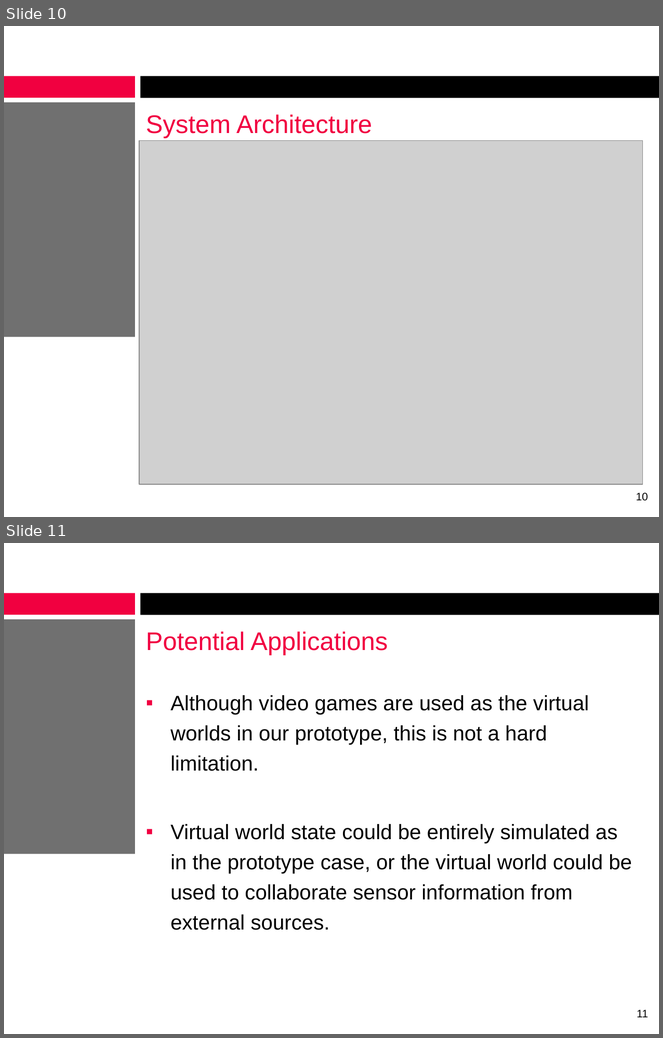
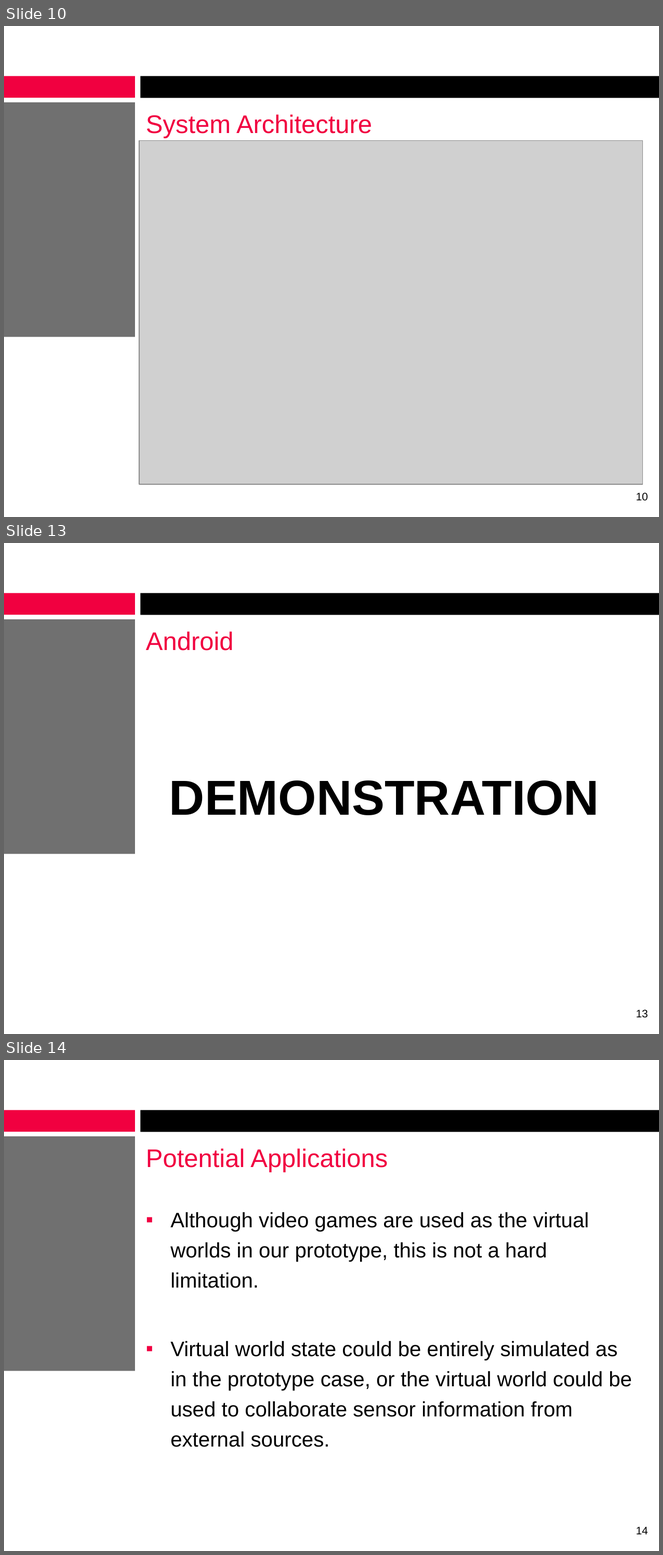
Before and after one commit to alexcraig/RoboWars, a slide deck: docs/presentation_slides/RoboWarsPresentation_AlexCraig.pptx. Shown one above the other, each under a label of ours: slides 10 and 11 before the commit, slides 10, 13 and 14 after it; the slides between them are not shown. The pictures are 663x1038 and 663x1555 pixels, drawn with LibreOffice and Linux fonts; fonts in the diff are those of the drawing; grey boxes stand for pictures; background and template pictures are left out. Boxes give left, top, right and bottom in pixels: in the first picture for what was removed or moved away, otherwise in the second. Text is boxed around its words. In the diff, an @@ line names an element or a change of style, - is before the commit and + after.

```diff
--- a/docs/presentation_slides/RoboWarsPresentation_AlexCraig.pptx
+++ b/docs/presentation_slides/RoboWarsPresentation_AlexCraig.pptx
@@ slide 13 added at box(4, 543, 659, 1034), background #FFFFFF; not listed: 3 template elements that a slide beside it also shows @@
@@ title added at box(146, 631, 234, 651), 28 pt, text #F10040 @@
+Android
@@ text added at box(169, 781, 599, 815), 54 pt, text #000000, bold @@
+DEMONSTRATION
@@ page number added at box(636, 1010, 648, 1018), 12 pt, text #000000 @@
+13
@@ what was slide 11 is now slide 14 @@
@@ page number at box(636, 1527, 648, 1535): text changed @@
-11
+14
```
Also in this commit, not shown: 2 slides changed, 2 other slides added.
